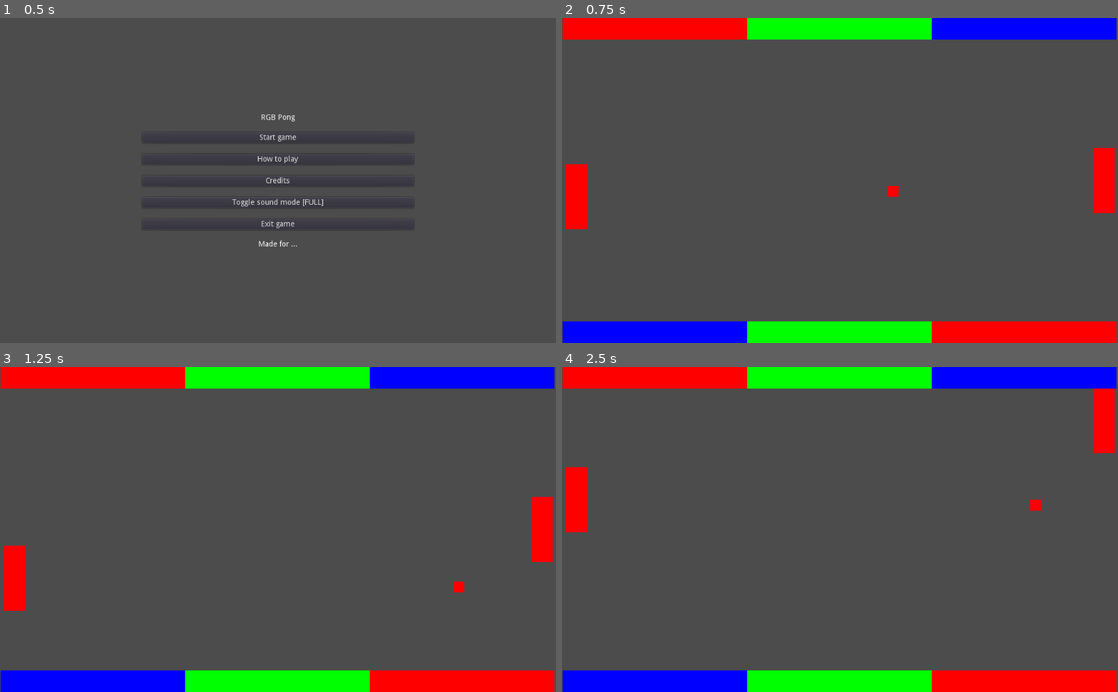
Above: before the commit, frames 1-4 (two rows, left to right).
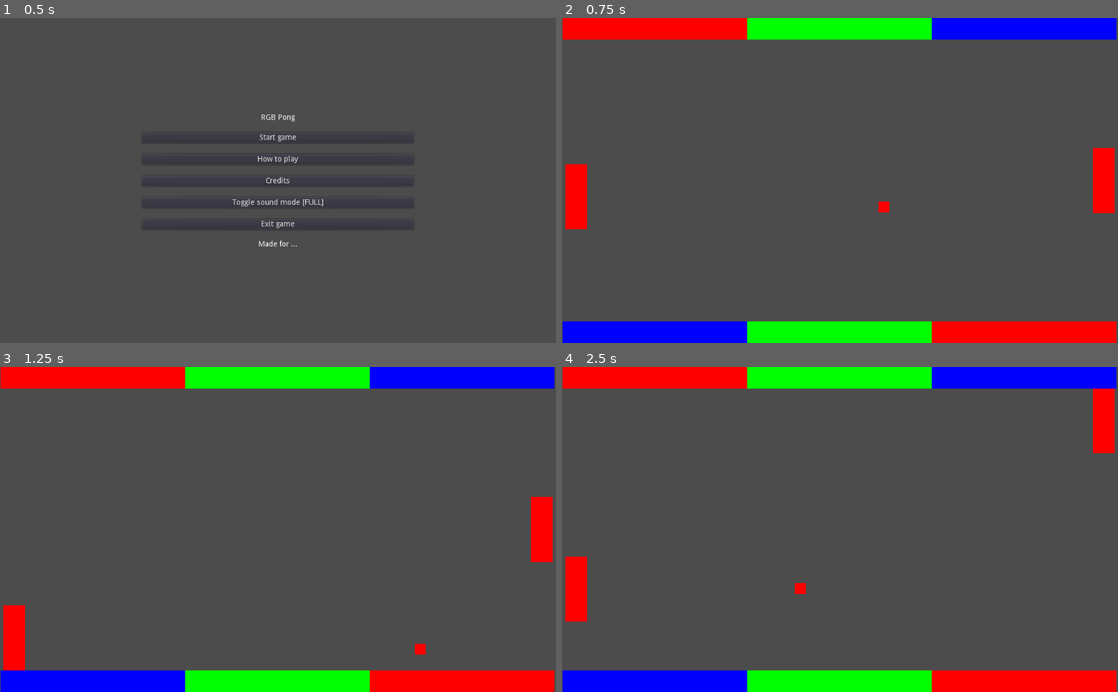
Above: after the commit, the same moments.

Repository: moisesjbc/1-retogamedev
Game: Godot game, scene res://menus/main_menu/main_menu.tscn
Two runs of this game, one before a commit and one after it. Both use one fixed random seed, a clock stepped at 60 frames per second and the inputs below.
Inputs:
- Up to frame 1 (0.5 s): no input
- Up to frame 2 (0.75 s): click "Start game" at 0.5 s
- Up to frame 3 (1.25 s): no input
- Up to frame 4 (2.5 s): hold Up (ui_up) 1.28-2.03 s

Frame 1 is identical in both runs. In frame 2, 0.1% of the frame differs, in the area x 56-61%, y 51-60%; in frame 3, 1.6%; in frame 4, 1.7%, in the area x 0-87%, y 30-79%.

Commit message:
Adjusted ball random velocity

Diff:
--- a/godot-project/main/ball/ball.gd
+++ b/godot-project/main/ball/ball.gd
@@ -14,6 +14,7 @@
 	set_physics_process(true)
 	restart()
 
+
 func restart():
 	self.set_position(initial_position)
 	ColorUtils.set_color(self, current_color)
@@ -21,11 +22,15 @@
 	velocity = Vector2(self.random_velocity_component(), self.random_velocity_component())
 
 
-func random_velocity_component():
-	var _sign = 1
+func random_sign():
 	if randi() % 100 > 50:
-		_sign = -1
-	return _sign * randf() + 0.50
+		return 1
+	else:
+		return -1
+
+
+func random_velocity_component(from: float = 0.4, to: float = 0.6):
+	return self.random_sign() * rand_range(from, to)
 
 
 func _physics_process(delta):
